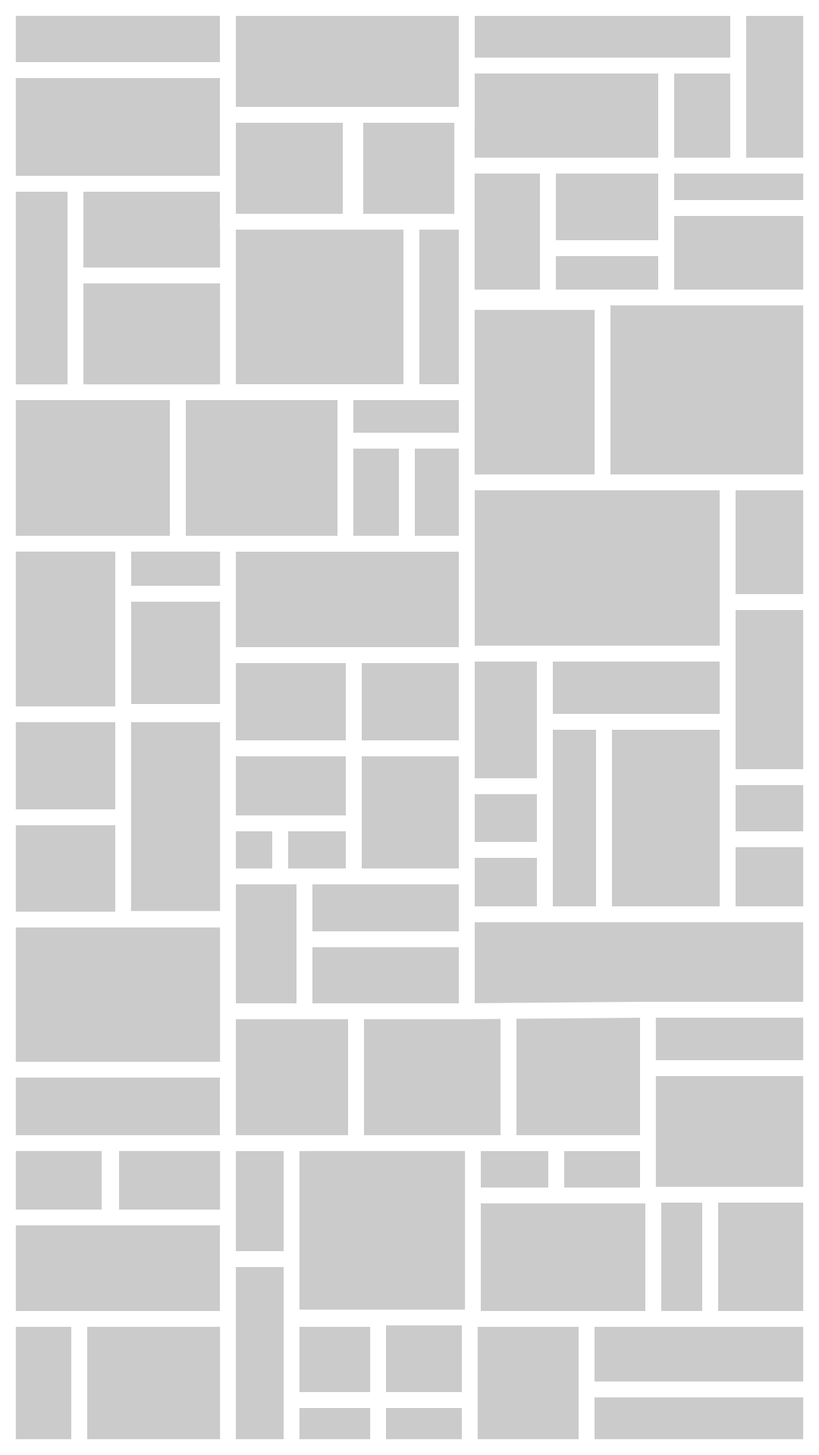
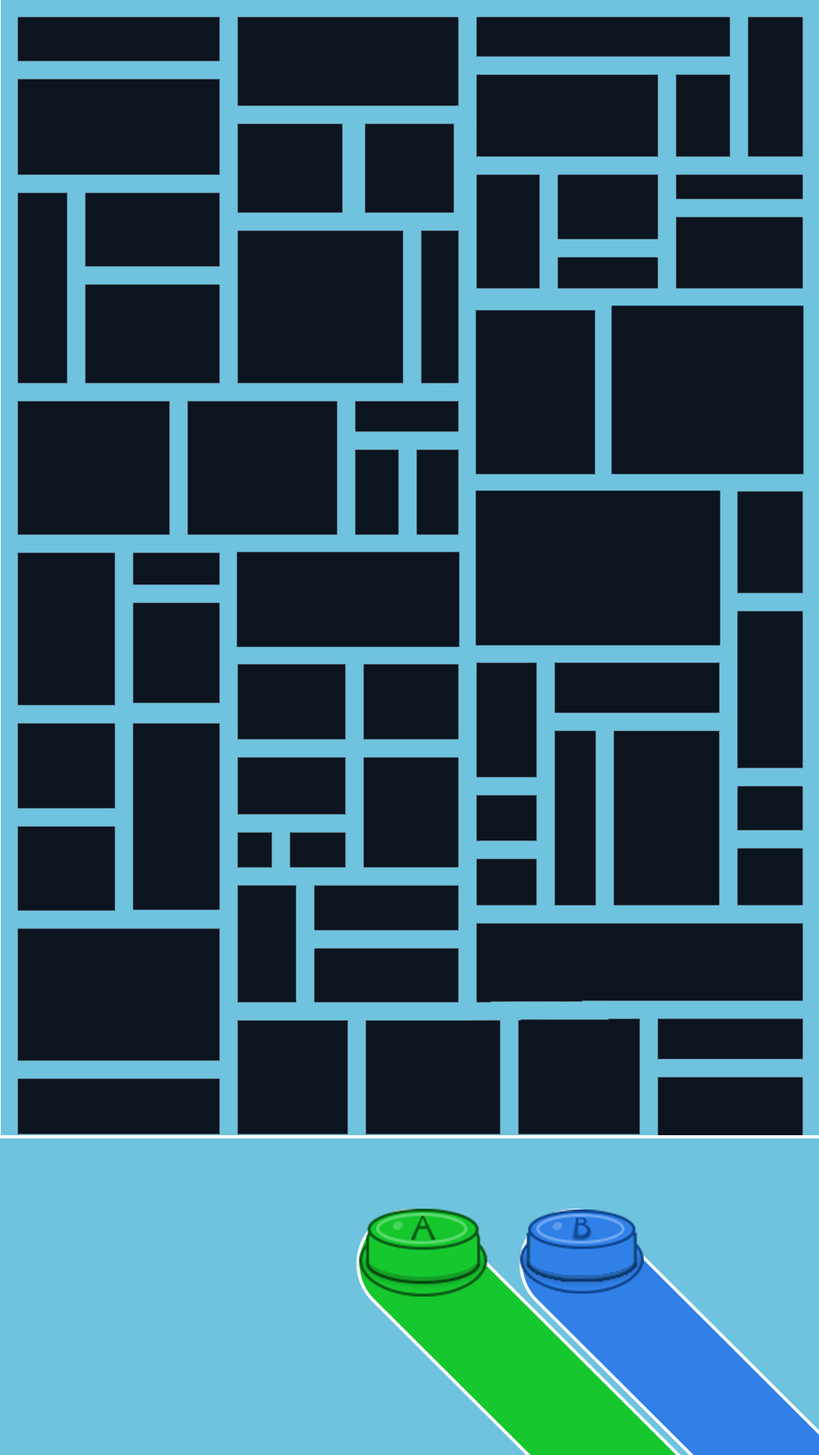
Layers edited between the first and the second w=819, h=1455 image:
added layer "knop" (1st of 2) above "groen" over [356, 1208, 490, 1297]
added group "groen" with 1 layers above "knop" over [356, 1208, 681, 1455]
added layer "Ovaal 1" (1st of 2, in "groen") in group "groen" over [356, 1208, 681, 1455]
added layer "knop" (2nd of 2) above "blauw" over [516, 1209, 646, 1294]
added group "blauw" with 1 layers above "init" over [519, 1208, 819, 1455]
added layer "Ovaal 1" (2nd of 2, in "blauw") in group "blauw" over [519, 1208, 819, 1455]
added group "init" with 82 layers over [0, 0, 819, 1455]
added layer "onderkant" in group "init" over [0, 1135, 819, 1455]
renamed "Groep 2" to "achtergrond", moved it into group "init" over [0, 0, 819, 1455]
added layer "Laag 1" in group "achtergrond" over [0, 0, 819, 1455]
moved "background" into group "init" over [0, 0, 819, 1455]
